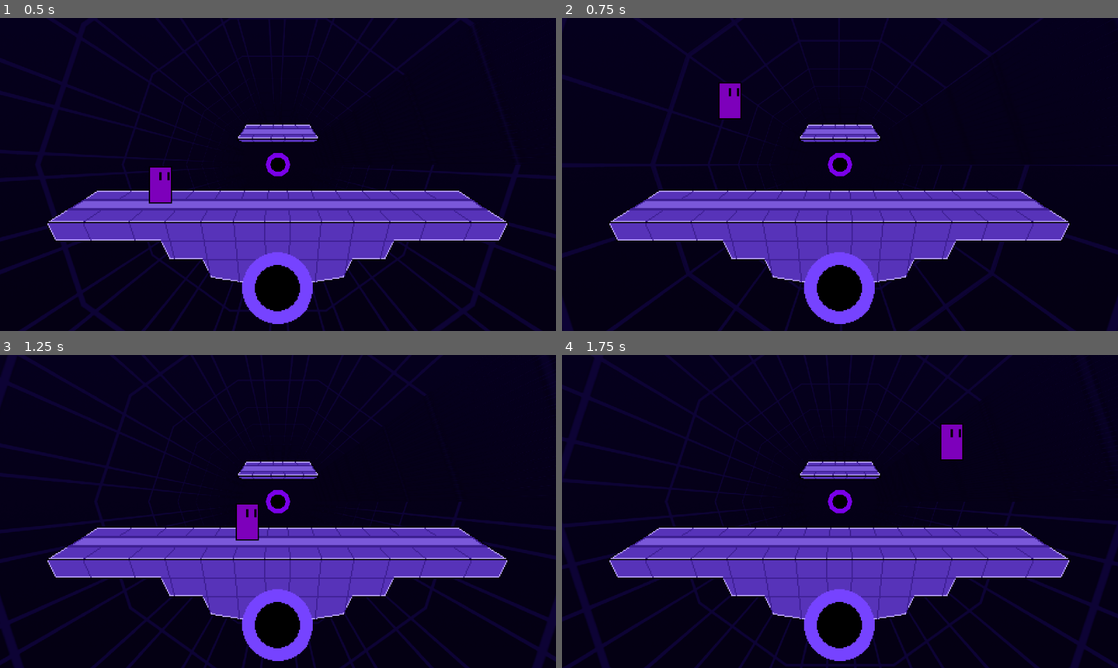
Above: before the commit, frames 1-4 (two rows, left to right).
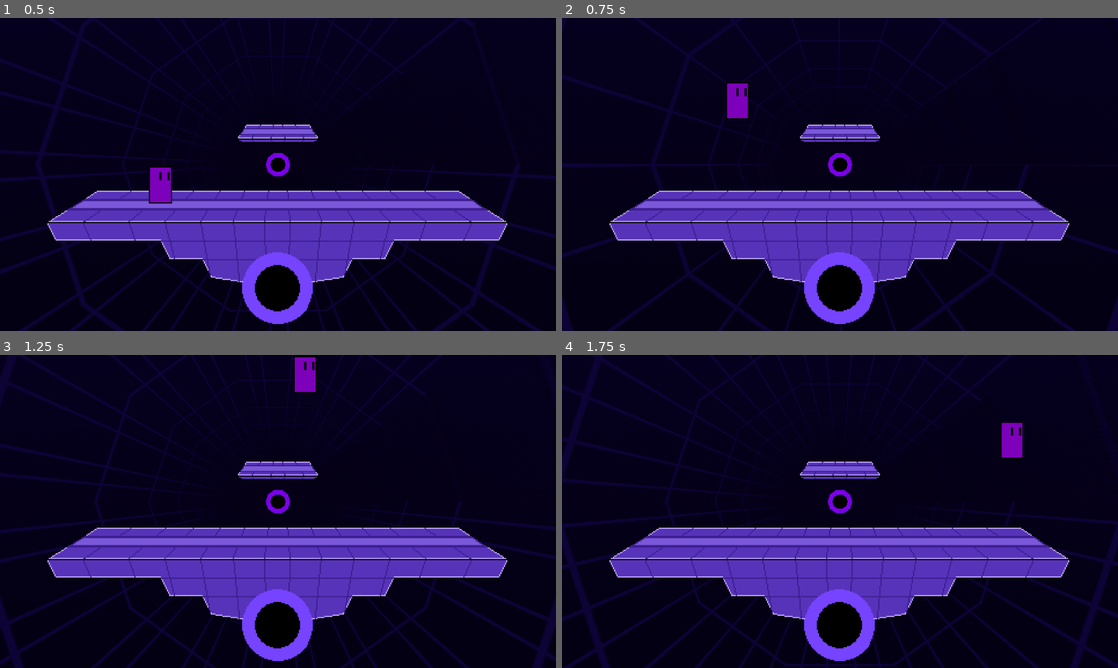
Above: after the commit, the same moments.

Repository: Logn35/SmashBox
Game: Godot game, scene res://Stages/Test Stage.tscn
The game is run twice, just before and just after one commit, with the same random seed, the same clock (stepped at 60 frames per second) and the same inputs.
Inputs:
- Up to frame 1 (0.5 s): no input
- Up to frame 2 (0.75 s): hold D (moveRight) from 0.53 s (still down); hold Up (ui_up) from 0.53 s (still down)
- Up to frame 3 (1.25 s): keep holding D (moveRight); keep holding Up (ui_up)
- Up to frame 4 (1.75 s): keep holding D (moveRight); release Up (ui_up) at 1.28 s; tap Up (ui_up) at 1.35, 1.52 s

Frame 1 is identical in both runs. In frame 2, 0.4% of the frame differs, in the area x 28-34%, y 20-33%; in frame 3, 0.9%, in the area x 42-57%, y 0-60%; in frame 4, 0.9%.

Commit message:
platform functionality

Diff:
--- a/Stages/Test Stage.tscn
+++ b/Stages/Test Stage.tscn
@@ -12,6 +12,9 @@
 [ext_resource path="res://Assets/Sprites/Masking/Platform Sprite.png" type="Texture" id=10]
 [ext_resource path="res://Stages/3d Test Background.tscn" type="PackedScene" id=11]
 [ext_resource path="res://Assets/Background Test.png" type="Texture" id=12]
+
+[sub_resource type="RectangleShape2D" id=1]
+extents = Vector2( 62.1823, 7.70822 )
 
 [node name="Test Stage" type="Node2D"]
 script = ExtResource( 8 )
@@ -32,6 +35,13 @@
 [node name="Test Stage Background" type="Sprite" parent="."]
 position = Vector2( 481, 272 )
 texture = ExtResource( 9 )
+
+[node name="StaticBody2D" type="StaticBody2D" parent="Test Stage Background"]
+
+[node name="CollisionShape2D" type="CollisionShape2D" parent="Test Stage Background/StaticBody2D"]
+position = Vector2( -0.165924, -69.0209 )
+shape = SubResource( 1 )
+one_way_collision = true
 
 [node name="SolidTiles" parent="." instance=ExtResource( 1 )]
 cell_size = Vector2( 32, 32 )
--- a/project.godot
+++ b/project.godot
@@ -30,6 +30,13 @@
 
 [input]
 
+ui_up={
+"deadzone": 0.5,
+"events": [ Object(InputEventKey,"resource_local_to_scene":false,"resource_name":"","device":0,"alt":false,"shift":false,"control":false,"meta":false,"command":false,"pressed":false,"scancode":16777232,"unicode":0,"echo":false,"script":null)
+, Object(InputEventJoypadButton,"resource_local_to_scene":false,"resource_name":"","device":0,"button_index":12,"pressure":0.0,"pressed":false,"script":null)
+, Object(InputEventKey,"resource_local_to_scene":false,"resource_name":"","device":0,"alt":false,"shift":false,"control":false,"meta":false,"command":false,"pressed":false,"scancode":32,"unicode":0,"echo":false,"script":null)
+ ]
+}
 moveLeft={
 "deadzone": 0.5,
 "events": [ Object(InputEventKey,"resource_local_to_scene":false,"resource_name":"","device":0,"alt":false,"shift":false,"control":false,"meta":false,"command":false,"pressed":false,"scancode":65,"unicode":0,"echo":false,"script":null)
--- a/scripts/KinematicBody2D.gd
+++ b/scripts/KinematicBody2D.gd
@@ -1,7 +1,7 @@
 extends KinematicBody2D
 
 const up = Vector2(0, -1)
-const acceleration = 10
+const acceleration = 20
 const gravity = 50
 const maxspeed = 500
 const jumpHeight = -1000
Not shown: 1 places in Stages/Test Stage.tscn that only renumber resources
